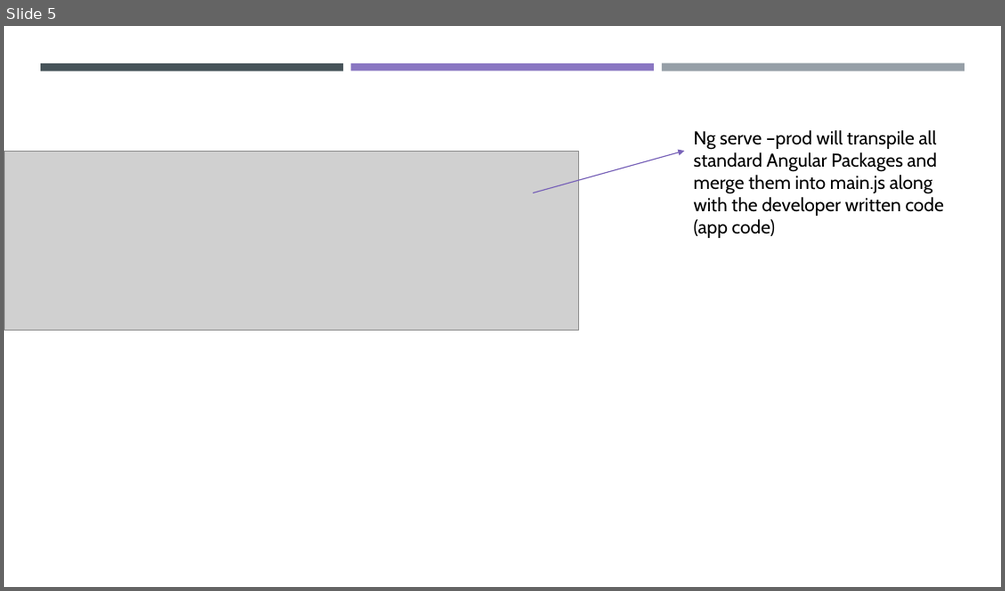
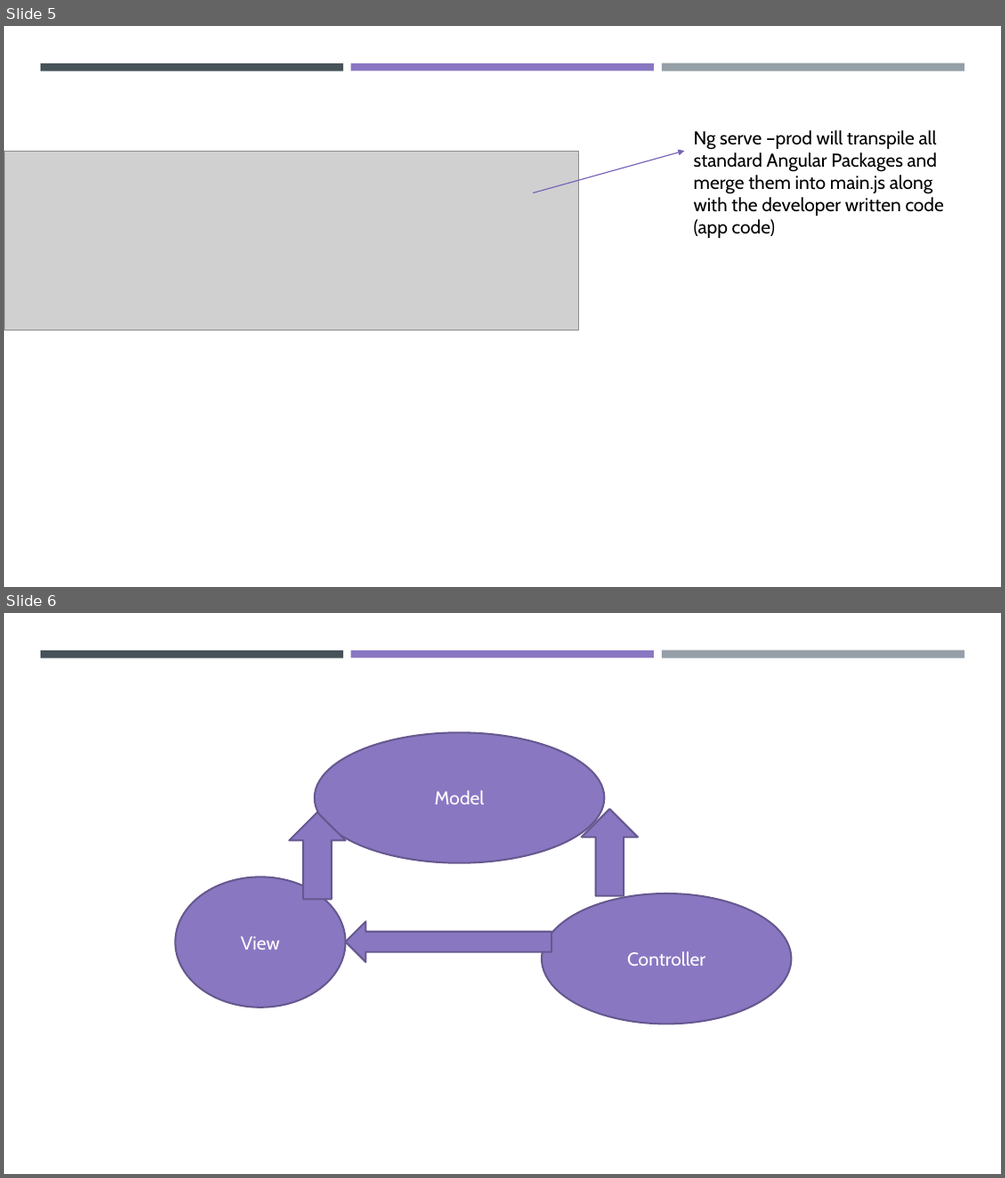
Before and after one commit to maheshsabnis/ngfinastra, a slide deck: Training_Diagrams.pptx. Shown one above the other, each under a label of ours: slide 5 before the commit, slides 5 and 6 after it. The pictures are 1005x591 and 1005x1178 pixels, drawn with LibreOffice and Linux fonts; fonts in the diff are those of the drawing; grey boxes stand for pictures. Boxes give left, top, right and bottom in pixels: in the first picture for what was removed or moved away, otherwise in the second. Text is boxed around its words. In the diff, an @@ line names an element or a change of style, - is before the commit and + after.

```diff
--- a/Training_Diagrams.pptx
+++ b/Training_Diagrams.pptx
@@ slide 6 added at (4, 613, 1001, 1174), background #FFFFFF; not listed: 3 template elements that a slide beside it also shows @@
@@ ellipse added at (315, 732, 605, 863), fill #8A77C2, outline #665890 1.75 pt, 18 pt, text #FFFFFF @@
+Model
@@ up arrow added at (289, 811, 345, 899), fill #8A77C2, outline #665890 1.75 pt @@
@@ up arrow added at (582, 809, 638, 896), fill #8A77C2, outline #665890 1.75 pt @@
@@ ellipse added at (175, 877, 346, 1007), fill #8A77C2, outline #665890 1.75 pt, 18 pt, text #FFFFFF @@
+View
@@ ellipse added at (542, 893, 792, 1023), fill #8A77C2, outline #665890 1.75 pt, 18 pt, text #FFFFFF @@
+Controller
@@ left arrow added at (346, 921, 552, 962), fill #8A77C2, outline #665890 1.75 pt @@
```
Also in this commit, not shown: 3 other slides added, 9 other files.
